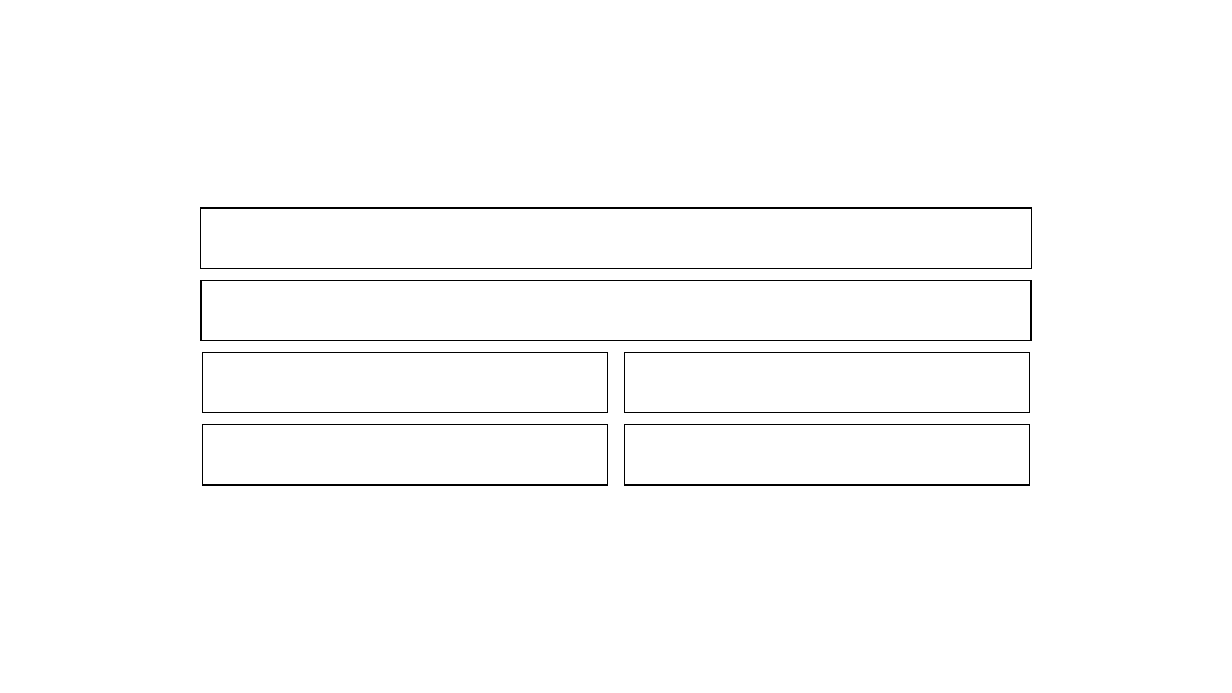
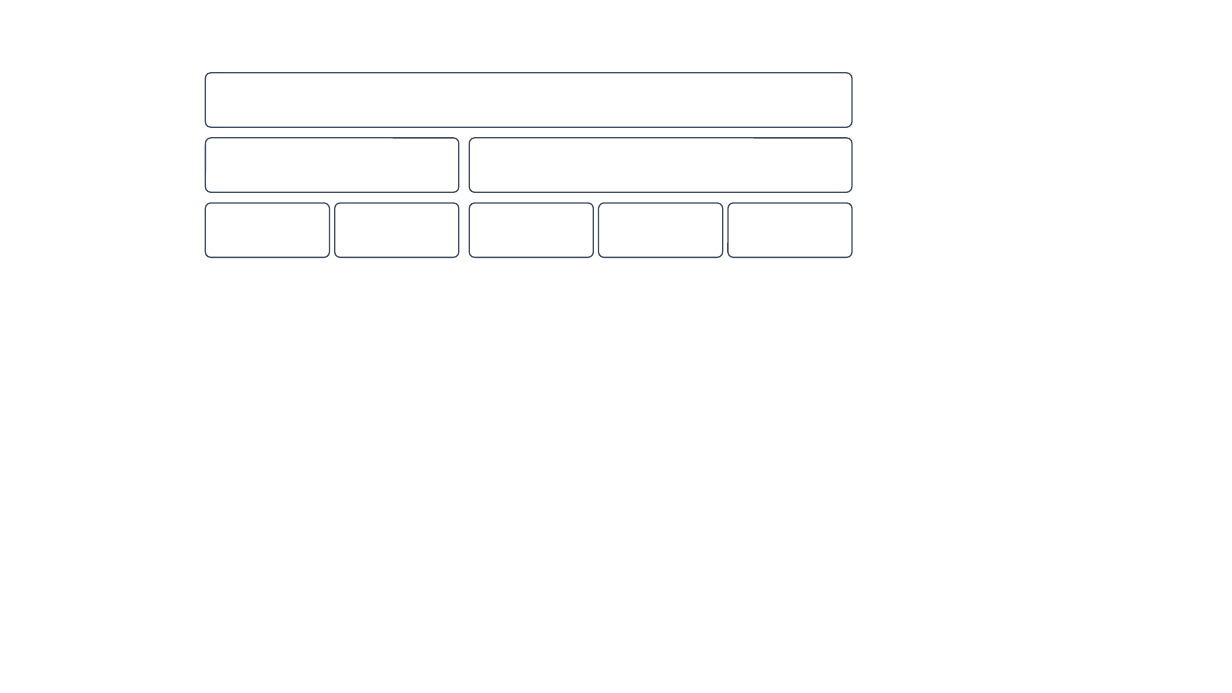
Before and after one commit to wenbinyugroup/ivabs, a slide deck: slide 1 of docs/source/prevabs/figures/Presentation1.pptx (slide 2 before the commit). Drawn at 1232x693 pixels with LibreOffice and Linux fonts; fonts in the diff are those of the drawing. Boxes give left, top, right and bottom in pixels: in the first picture for what was removed or moved away, otherwise in the second. Text is boxed around its words. In the diff, an @@ line names an element or a change of style, - is before the commit and + after.

```diff
--- a/docs/source/prevabs/figures/Presentation1.pptx
+++ b/docs/source/prevabs/figures/Presentation1.pptx
@@ group added at (x1=205, y1=73, x2=852, y2=258): 8 rounded rectangles @@
@@ group removed at (x1=201, y1=208, x2=1032, y2=485): 6 rectangles @@
```
Also in this commit, not shown: 1 slide added, 2 slides removed, 46 other files.
